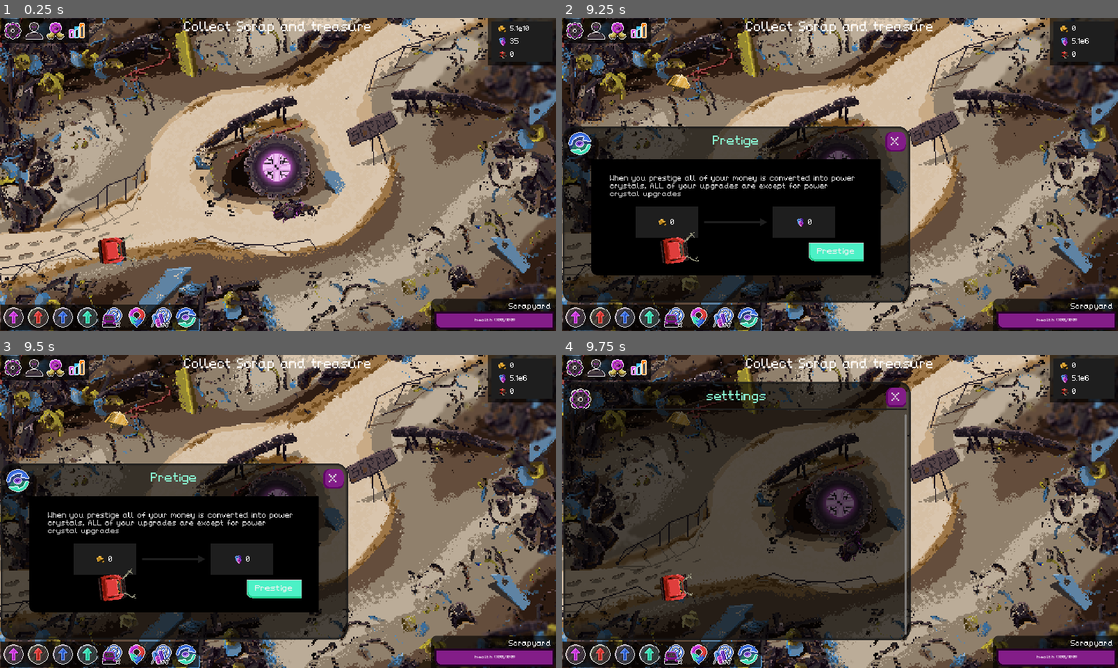
Above: before the commit, frames 1-4 (two rows, left to right).
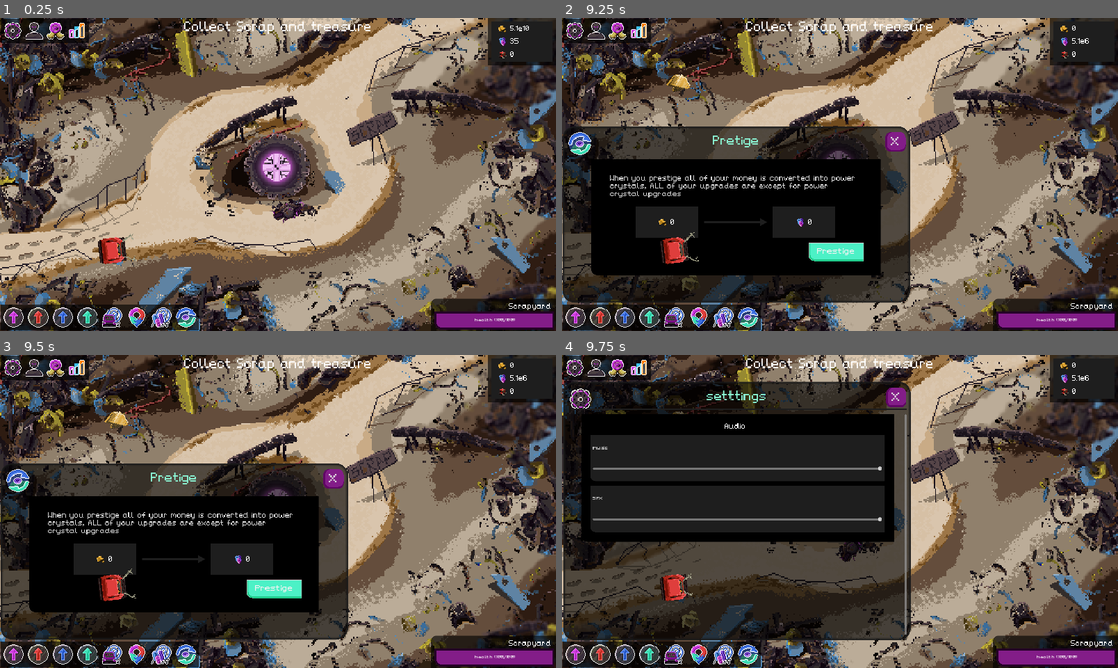
Above: after the commit, the same moments.

Repository: NathanHeaton/Robo-revolution
Game: Godot game, scene res://Main/main.tscn
The game is run twice, just before and just after one commit, with the same random seed, the same clock (stepped at 60 frames per second) and the same inputs. Sound files missing from this copy of the repository are replaced by a short silence.
Inputs (mouse positions are in pixels of both pictures, inside the frame that each line leads up to):
- Up to frame 1 (0.25 s): no input
- Up to frame 2 (9.25 s): click (595, 30) at 0.5 s; click (617, 30) at 1.25 s; click (639, 30) at 2 s; click (573, 318) at 2.75 s; click (600, 318) at 3.5 s; click (623, 318) at 4.25 s; click (650, 318) at 5 s; click (673, 318) at 5.75 s; click (701, 318) at 6.5 s; click (723, 318) at 7.25 s; click (745, 318) at 8 s; click "Prestige" at 8.75 s
- Up to frame 3 (9.5 s): no input
- Up to frame 4 (9.75 s): click (573, 367) at 9.5 s

Frames 1-3 are identical in both runs. In frame 4, 13% of the frame differs, in the area x 3-60%, y 18-60%.

Commit message:
added volume sliders for music and sfx

Diff:
--- a/robo-revolution/Main/main.gd
+++ b/robo-revolution/Main/main.gd
@@ -110,6 +110,7 @@
 var time_for_surge = 20
 func _on_power_surge_timeout() -> void:
 	$surge_duration.start()
+	$power_surge/surge_sfx.play()
 	GameStats.set_stat("physical", "health", GameStats.stats["physical"]["health"] - 10)
 
 func _update_surge_time():
--- a/robo-revolution/Main/main.tscn
+++ b/robo-revolution/Main/main.tscn
@@ -9,6 +9,7 @@
 [ext_resource type="PackedScene" uid="uid://bgplxom4d71ao" path="res://Scenes/walls.tscn" id="7_lbk8s"]
 [ext_resource type="PackedScene" uid="uid://cbh7nw33q7mn7" path="res://Scenes/item_creator.tscn" id="8_7cs6e"]
 [ext_resource type="PackedScene" uid="uid://bo78udtb0svk0" path="res://Scenes/companion.tscn" id="10_b0kjg"]
+[ext_resource type="AudioStream" uid="uid://qt1g21oop4hw" path="res://audio/SFX/surge_damage.wav" id="10_y150b"]
 [ext_resource type="Script" path="res://Main/upgrade_updater.gd" id="11_4stpa"]
 [ext_resource type="Script" path="res://Main/item_adder.gd" id="11_iv5ig"]
 [ext_resource type="AudioStream" uid="uid://biwb4mpbd0sf3" path="res://audio/music/robo_revolution_main_track.mp3" id="12_puve6"]
@@ -44,6 +45,10 @@
 [node name="power_surge" type="Timer" parent="."]
 wait_time = 5.0
 
+[node name="surge_sfx" type="AudioStreamPlayer2D" parent="power_surge"]
+stream = ExtResource("10_y150b")
+volume_db = -20.0
+
 [node name="surge_duration" type="Timer" parent="."]
 wait_time = 5.0
 
--- a/robo-revolution/UI/combo.tscn
+++ b/robo-revolution/UI/combo.tscn
@@ -1,8 +1,9 @@
-[gd_scene load_steps=10 format=3 uid="uid://duh1bxkxexh5v"]
+[gd_scene load_steps=11 format=3 uid="uid://duh1bxkxexh5v"]
 
 [ext_resource type="Script" path="res://combo.gd" id="1_dewhs"]
 [ext_resource type="StyleBox" uid="uid://3ocy40xkcfs3" path="res://Themes/black_transparent_background.tres" id="2_1dyp4"]
 [ext_resource type="Texture2D" uid="uid://c46dbtr3xp40r" path="res://assets/Mini_Icons.png" id="3_frruh"]
+[ext_resource type="AudioStream" uid="uid://67t0vy01qyp2" path="res://audio/SFX/powerUp6.ogg" id="4_g0hrj"]
 
 [sub_resource type="StyleBoxFlat" id="StyleBoxFlat_5ivxp"]
 bg_color = Color(0.603922, 0, 0.403922, 1)
@@ -157,5 +158,10 @@
 fill_mode = 1
 show_percentage = false
 
+[node name="combo_complete_sfx" type="AudioStreamPlayer2D" parent="."]
+stream = ExtResource("4_g0hrj")
+volume_db = -20.0
+bus = &"SFX"
+
 [connection signal="timeout" from="combo_duration" to="." method="_on_combo_duration_timeout"]
 [connection signal="timeout" from="task_duration" to="." method="_on_task_duration_timeout"]
--- a/robo-revolution/UI/hud.tscn
+++ b/robo-revolution/UI/hud.tscn
@@ -6,6 +6,7 @@
 [ext_resource type="Texture2D" uid="uid://c46dbtr3xp40r" path="res://assets/Mini_Icons.png" id="3_sgyd2"]
 [ext_resource type="Theme" uid="uid://xnk1sn3p84f7" path="res://Themes/Alien_buttons.tres" id="5_8pnjh"]
 [ext_resource type="Texture2D" uid="uid://cnpsp8yns21na" path="res://assets/arrow.png" id="5_jhnrn"]
+[ext_resource type="Script" path="res://UI/settings_panel.gd" id="7_ad4nq"]
 
 [sub_resource type="StyleBoxFlat" id="StyleBoxFlat_dihul"]
 bg_color = Color(0, 0, 0, 0.627451)
@@ -327,6 +328,15 @@
 atlas = ExtResource("2_yatbj")
 region = Rect2(0, 0, 32, 32)
 
+[sub_resource type="StyleBoxFlat" id="StyleBoxFlat_cq68x"]
+bg_color = Color(0.117647, 0.117647, 0.117647, 1)
+border_width_left = 8
+border_width_top = 36
+border_width_right = 8
+border_width_bottom = 36
+border_color = Color(0.117647, 0.117647, 0.117647, 1)
+corner_radius_bottom_left = 16
+
 [node name="HUD" type="Control"]
 layout_mode = 3
 anchors_preset = 15
@@ -793,6 +803,7 @@
 expand_mode = 3
 
 [node name="Underground_upgrade_panel" type="Panel" parent="."]
+visible = false
 custom_minimum_size = Vector2(1160, 760)
 layout_mode = 1
 anchors_preset = 9
@@ -1604,7 +1615,6 @@
 autowrap_mode = 3
 
 [node name="settings_panel" type="Panel" parent="."]
-visible = false
 custom_minimum_size = Vector2(1160, 400)
 layout_mode = 1
 anchors_preset = 9
@@ -1615,6 +1625,7 @@
 offset_bottom = -96.0
 grow_vertical = 2
 theme_override_styles/panel = SubResource("StyleBoxFlat_ugnei")
+script = ExtResource("7_ad4nq")
 
 [node name="Alien_Icon" type="TextureRect" parent="settings_panel"]
 custom_minimum_size = Vector2(80, 80)
@@ -1682,6 +1693,63 @@
 layout_mode = 2
 size_flags_horizontal = 3
 theme_override_constants/separation = 20
+
+[node name="Panel" type="PanelContainer" parent="settings_panel/settings_content/ScrollContainer/settings"]
+custom_minimum_size = Vector2(1000, 400)
+layout_mode = 2
+size_flags_horizontal = 4
+size_flags_vertical = 4
+theme_override_styles/panel = SubResource("StyleBoxFlat_xe6n0")
+
+[node name="HFlowContainer" type="HFlowContainer" parent="settings_panel/settings_content/ScrollContainer/settings/Panel"]
+layout_mode = 2
+theme_override_constants/h_separation = 16
+theme_override_constants/v_separation = 16
+
+[node name="Audio" type="Label" parent="settings_panel/settings_content/ScrollContainer/settings/Panel/HFlowContainer"]
+custom_minimum_size = Vector2(1000, 0)
+layout_mode = 2
+theme_override_font_sizes/font_size = 24
+text = "Audio
+"
+horizontal_alignment = 1
+vertical_alignment = 1
+
+[node name="music_panel" type="PanelContainer" parent="settings_panel/settings_content/ScrollContainer/settings/Panel/HFlowContainer"]
+custom_minimum_size = Vector2(80, 160)
+layout_mode = 2
+theme_override_styles/panel = SubResource("StyleBoxFlat_cq68x")
+
+[node name="Label" type="Label" parent="settings_panel/settings_content/ScrollContainer/settings/Panel/HFlowContainer/music_panel"]
+layout_mode = 2
+size_flags_horizontal = 0
+size_flags_vertical = 0
+text = "music"
+
+[node name="music_slider" type="HSlider" parent="settings_panel/settings_content/ScrollContainer/settings/Panel/HFlowContainer/music_panel"]
+custom_minimum_size = Vector2(1000, 0)
+layout_mode = 2
+size_flags_horizontal = 4
+size_flags_vertical = 8
+value = 100.0
+
+[node name="sfx_panel" type="PanelContainer" parent="settings_panel/settings_content/ScrollContainer/settings/Panel/HFlowContainer"]
+custom_minimum_size = Vector2(80, 160)
+layout_mode = 2
+theme_override_styles/panel = SubResource("StyleBoxFlat_cq68x")
+
+[node name="Label" type="Label" parent="settings_panel/settings_content/ScrollContainer/settings/Panel/HFlowContainer/sfx_panel"]
+layout_mode = 2
+size_flags_horizontal = 0
+size_flags_vertical = 0
+text = "SFX"
+
+[node name="sfx_slider" type="HSlider" parent="settings_panel/settings_content/ScrollContainer/settings/Panel/HFlowContainer/sfx_panel"]
+custom_minimum_size = Vector2(1000, 0)
+layout_mode = 2
+size_flags_horizontal = 4
+size_flags_vertical = 8
+value = 100.0
 
 [node name="stats_panel" type="Panel" parent="."]
 visible = false
@@ -1791,5 +1859,7 @@
 [connection signal="pressed" from="achievements_panel/Alien_Close_Button" to="." method="_on_alien_close_button_pressed"]
 [connection signal="pressed" from="profile_panel/Alien_Close_Button" to="." method="_on_alien_close_button_pressed"]
 [connection signal="pressed" from="settings_panel/Alien_Close_Button" to="." method="_on_alien_close_button_pressed"]
+[connection signal="value_changed" from="settings_panel/settings_content/ScrollContainer/settings/Panel/HFlowContainer/music_panel/music_slider" to="settings_panel" method="_on_music_slider_value_changed"]
+[connection signal="value_changed" from="settings_panel/settings_content/ScrollContainer/settings/Panel/HFlowContainer/sfx_panel/sfx_slider" to="settings_panel" method="_on_sfx_slider_value_changed"]
 [connection signal="pressed" from="stats_panel/Alien_Close_Button" to="." method="_on_alien_close_button_pressed"]
 [connection signal="timeout" from="start_combo" to="." method="_on_start_combo_timeout"]
--- /dev/null
+++ b/robo-revolution/UI/settings_panel.gd
@@ -0,0 +1,21 @@
+extends Panel
+
+
+# Called when the node enters the scene tree for the first time.
+func _ready() -> void:
+	pass # Replace with function body.
+
+
+# Called every frame. 'delta' is the elapsed time since the previous frame.
+func _process(delta: float) -> void:
+	pass
+
+
+func _on_music_slider_value_changed(value: float) -> void:
+	AudioServer.set_bus_volume_db(1,linear_to_db(value))
+	AudioServer.set_bus_mute(1, value < 0.05)
+
+
+func _on_sfx_slider_value_changed(value: float) -> void:
+	AudioServer.set_bus_volume_db(2,linear_to_db(value))
+	AudioServer.set_bus_mute(2, value < 0.05)
--- a/robo-revolution/combo.gd
+++ b/robo-revolution/combo.gd
@@ -44,6 +44,7 @@
 	$combo_duration.paused = false
 	GameStats.stats["combo"]["combos_completed"] += 1
 	GameStats.combo = true
+	$combo_complete_sfx.play()
 
 func generate_tasks(task_difficulty, rarity_lvl):
 	_decide_num_of_tasks(task_difficulty)
Not shown: 1 places in robo-revolution/Main/main.tscn that only renumber resources
Not shown: 1 places in robo-revolution/UI/hud.tscn that only renumber resources
